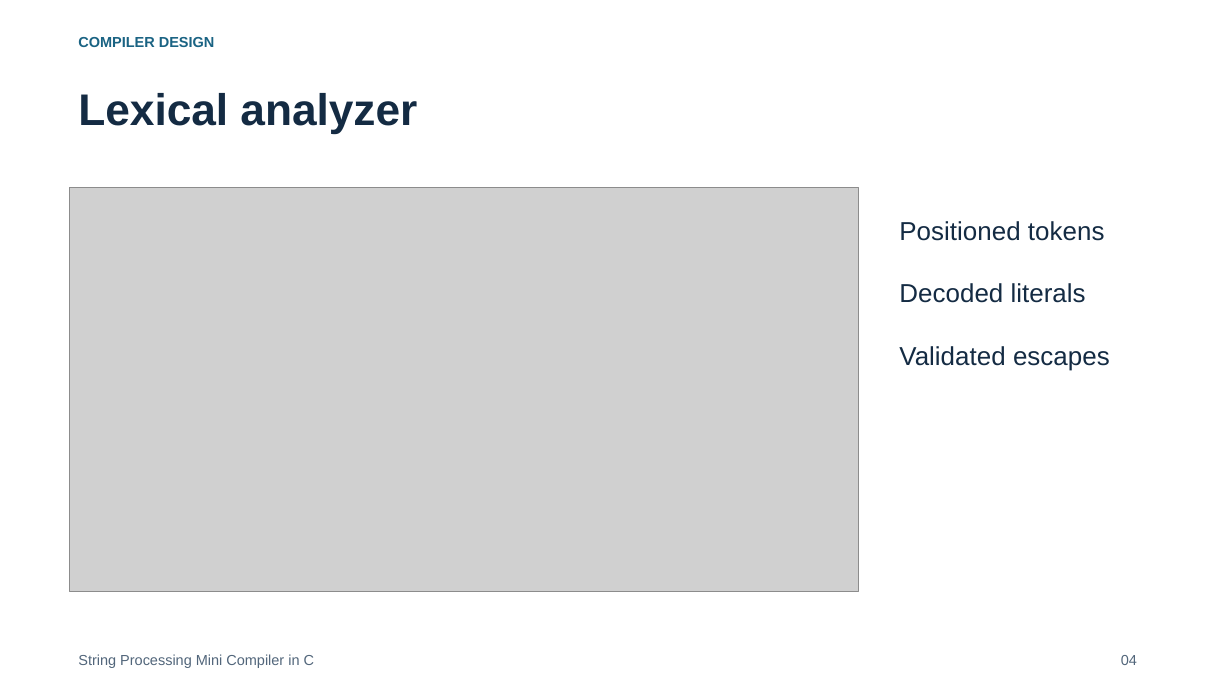
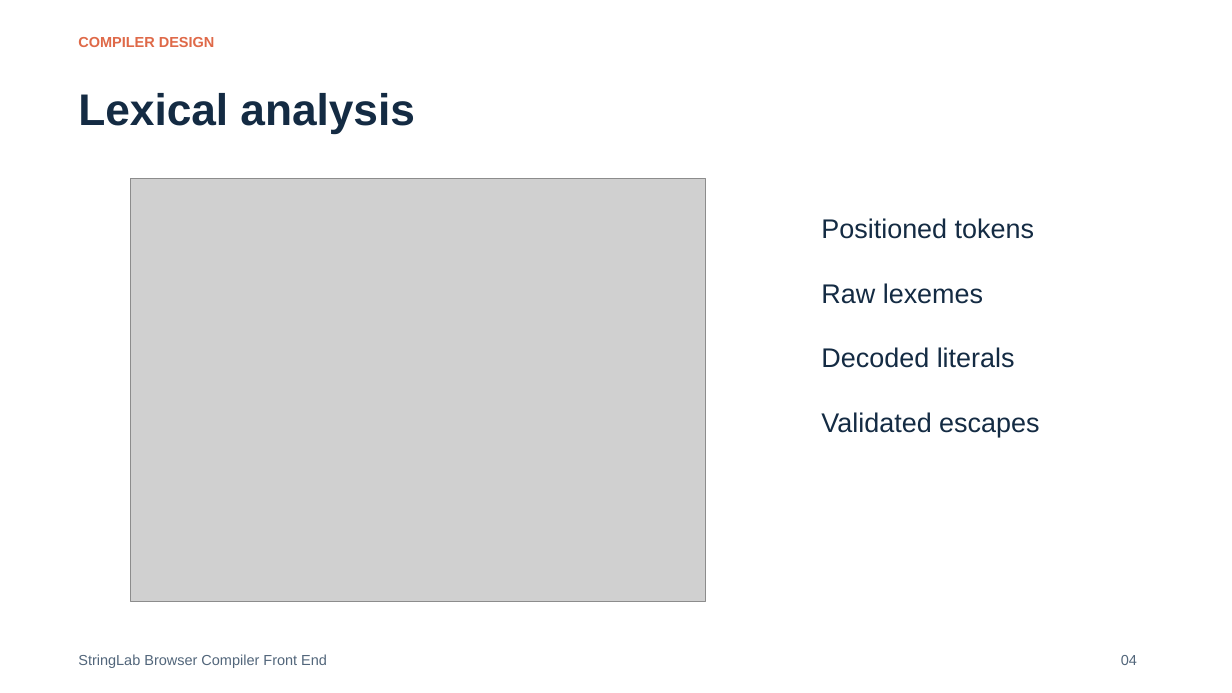
Before and after one commit to Skywalker690/cd-mini-project, a slide deck: slide 4 of submission/Presentation.pptx. Drawn at 1232x693 pixels with LibreOffice and Linux fonts; fonts in the diff are those of the drawing; grey boxes stand for pictures. Boxes give left, top, right and bottom in pixels: in the first picture for what was removed or moved away, otherwise in the second. Text is boxed around its words. In the diff, an @@ line names an element or a change of style, - is before the commit and + after.

Commit message:
refactor: replace console compiler with static browser playground

```diff
--- a/submission/Presentation.pptx
+++ b/submission/Presentation.pptx
@@ text "COMPILER DESIGN" at box(78, 37, 215, 47): text colour #1A6383 to #DF6948 @@
@@ text at box(78, 93, 414, 134): text changed @@
-Lexical analyzer
+Lexical analysis
@@ picture: place and size @@
-picture at box(69, 188, 859, 592)
+picture at box(131, 178, 706, 602)
@@ text "Positioned tokens": place and size @@
-text "Positioned tokens" at box(899, 221, 1110, 371)
+text "Positioned tokens" at box(821, 218, 1039, 437)
@@ text at box(821, 218, 1039, 437): size 20.2 to 21 pt in "Positioned tokens", "Decoded literals", "Validated escapes" @@
@@ text at box(821, 283, 983, 304): paragraph added @@
+Raw lexemes
@@ text at box(78, 654, 327, 668): text changed @@
-String Processing Mini Compiler in C
+StringLab Browser Compiler Front End
```
Also in this commit, not shown: 9 other slides changed, 3 slides added, 2 slides removed, 57 other files.
